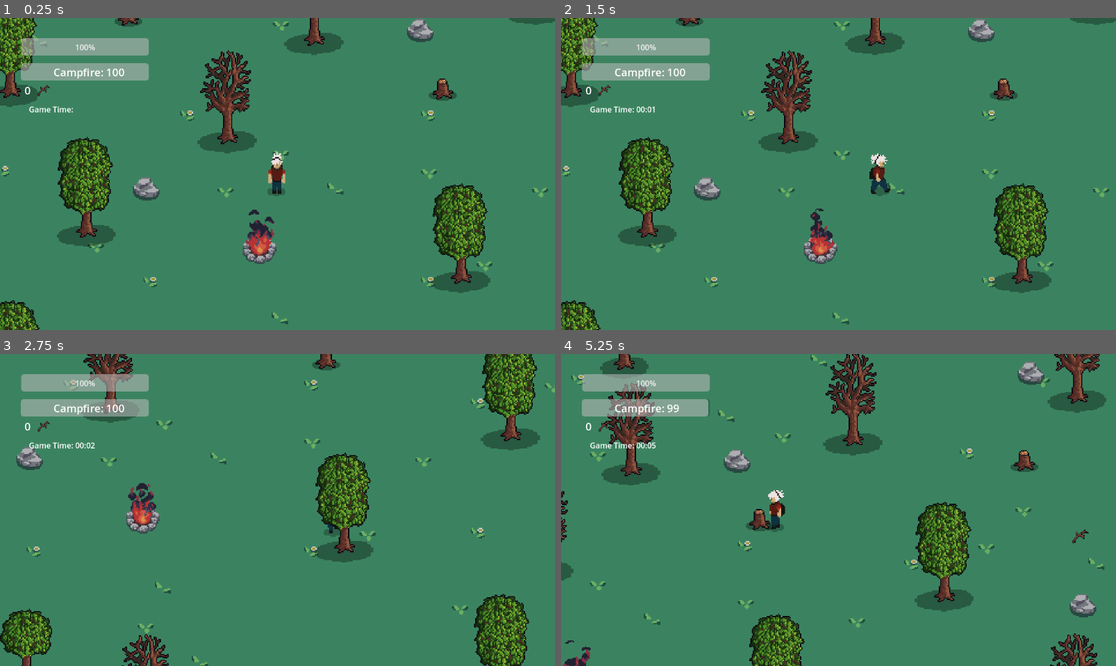
Above: before the commit, frames 1-4 (two rows, left to right).
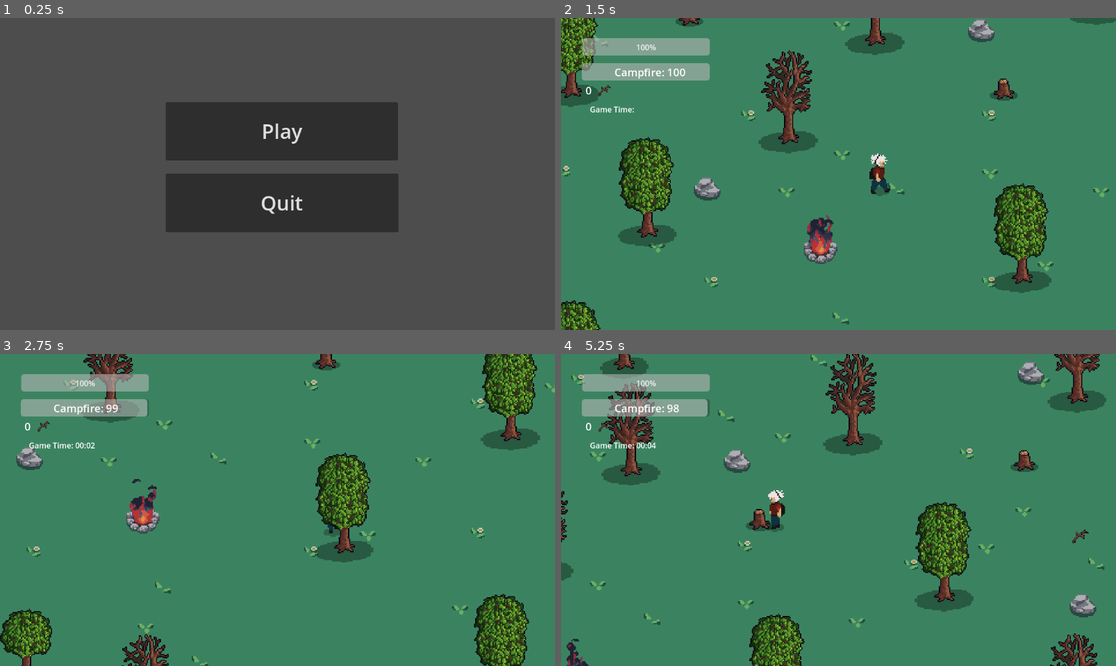
Above: after the commit, the same moments.

Repository: DenysSkobalo/University-Project
Game: Godot game, scene res://scenes/Menu/menu.tscn
Same seed, same stepped clock (60 frames per second), same inputs: the game is played once before the commit and once after it. Before the commit the project starts from res://scenes/World/world.tscn.
Inputs (mouse positions are in pixels of both pictures, inside the frame that each line leads up to):
- Up to frame 1 (0.25 s): no input
- Up to frame 2 (1.5 s): click (844, 130) at 0.5 s, where only the run after the commit has a clickable "Play"; hold D (Right) from 1.28 s (still down); tap E (Interact) at 1.35 s
- Up to frame 3 (2.75 s): release D (Right) at 2.03 s; hold S (Down) from 2.03 s (still down); tap E (Interact) at 2.1 s
- Up to frame 4 (5.25 s): release S (Down) at 2.78 s; hold D (Right) 2.78-3.53 s; tap E (Interact) every 0.75 s from 2.85 to 5.1 s; hold W (Up) 3.53-4.28 s; hold A (Left) from 4.28 s (still down)

The runs differ from the first frame. In frame 1, 100% of the frame differs, in the area x 0-100%, y 0-100%; in frame 2, 0.4%; in frame 3, 0.4%; in frame 4, 0.2%.

Commit message:
Added a menu and game over screen

Diff:
--- a/project.godot
+++ b/project.godot
@@ -11,7 +11,7 @@
 [application]
 
 config/name="University-project"
-run/main_scene="res://scenes/World/world.tscn"
+run/main_scene="res://scenes/Menu/menu.tscn"
 config/features=PackedStringArray("4.2", "Forward Plus")
 config/icon="res://icon.svg"
 
--- a/scenes/Campfire/campfire.gd
+++ b/scenes/Campfire/campfire.gd
@@ -22,9 +22,16 @@
 	maxHealth = max(maxHealth - decrease_rate, 0)
 	update_health_display()
 
+	if maxHealth <= 0:
+		end_game()
+
 	time_until_next_decrease -= 1.0
 	if time_until_next_decrease <= 0 and decrease_rate < MAX_DECREASE_RATE:
 		increase_decrease_rate()
+
+
+func end_game():
+	get_tree().change_scene_to_file("res://scenes/game_over/game_over.tscn")
 
 func increase_decrease_rate():
 	decrease_rate += 1
--- a/scenes/Campfire/campfire.tscn
+++ b/scenes/Campfire/campfire.tscn
@@ -87,7 +87,7 @@
 
 [node name="Timer" type="Timer" parent="."]
 process_callback = 0
-wait_time = 3.0
+wait_time = 2.0
 autostart = true
 
 [node name="Area2D" type="Area2D" parent="."]
--- /dev/null
+++ b/scenes/Menu/menu.gd
@@ -0,0 +1,7 @@
+extends Node2D
+
+func _on_play_pressed():
+	get_tree().change_scene_to_file("res://scenes/World/world.tscn")
+
+func _on_quit_pressed():
+	get_tree().quit()
--- /dev/null
+++ b/scenes/Menu/menu.tscn
@@ -0,0 +1,33 @@
+[gd_scene load_steps=2 format=3 uid="uid://deiqdd4gnilku"]
+
+[ext_resource type="Script" path="res://scenes/Menu/menu.gd" id="1_q7wr8"]
+
+[node name="Menu" type="Node2D"]
+script = ExtResource("1_q7wr8")
+
+[node name="Play" type="Button" parent="."]
+offset_left = 344.0
+offset_top = 175.0
+offset_right = 826.0
+offset_bottom = 296.0
+theme_override_font_sizes/font_size = 42
+text = "Play"
+
+[node name="Quit" type="Button" parent="."]
+anchors_preset = 3
+anchor_left = 1.0
+anchor_top = 1.0
+anchor_right = 1.0
+anchor_bottom = 1.0
+offset_left = 344.0
+offset_top = 323.0
+offset_right = 827.0
+offset_bottom = 445.0
+grow_horizontal = 0
+grow_vertical = 0
+size_flags_horizontal = 4
+theme_override_font_sizes/font_size = 42
+text = "Quit"
+
+[connection signal="pressed" from="Play" to="." method="_on_play_pressed"]
+[connection signal="pressed" from="Quit" to="." method="_on_quit_pressed"]
--- /dev/null
+++ b/scenes/game_over/game_over.gd
@@ -0,0 +1,7 @@
+extends Node2D
+
+func _on_play_again_pressed():
+	get_tree().change_scene_to_file("res://scenes/World/world.tscn")
+
+func _on_back_to_menu_pressed():
+	get_tree().change_scene_to_file("res://scenes/Menu/menu.tscn")
--- /dev/null
+++ b/scenes/game_over/game_over.tscn
@@ -0,0 +1,26 @@
+[gd_scene load_steps=2 format=3 uid="uid://blemwd02k17gk"]
+
+[ext_resource type="Script" path="res://scenes/game_over/game_over.gd" id="1_w43uy"]
+
+[node name="Game_Over" type="Node2D"]
+script = ExtResource("1_w43uy")
+
+[node name="PlayAgain" type="Button" parent="."]
+offset_left = 324.0
+offset_top = 176.0
+offset_right = 724.0
+offset_bottom = 280.0
+theme_override_font_sizes/font_size = 35
+text = "Play Again"
+
+[node name="BackToMenu" type="Button" parent="."]
+offset_left = 325.0
+offset_top = 305.0
+offset_right = 725.0
+offset_bottom = 409.0
+size_flags_horizontal = 4
+theme_override_font_sizes/font_size = 35
+text = "Back to menu"
+
+[connection signal="pressed" from="PlayAgain" to="." method="_on_play_again_pressed"]
+[connection signal="pressed" from="BackToMenu" to="." method="_on_back_to_menu_pressed"]
Binary file added: assets/enemy/wolfsheet1.png
Not shown, added: assets/enemy/wolfsheet1.png.import
Not shown, added: export_presets.cfg
Not shown, added: University-project.pck
Not shown, added: University-project.sh
